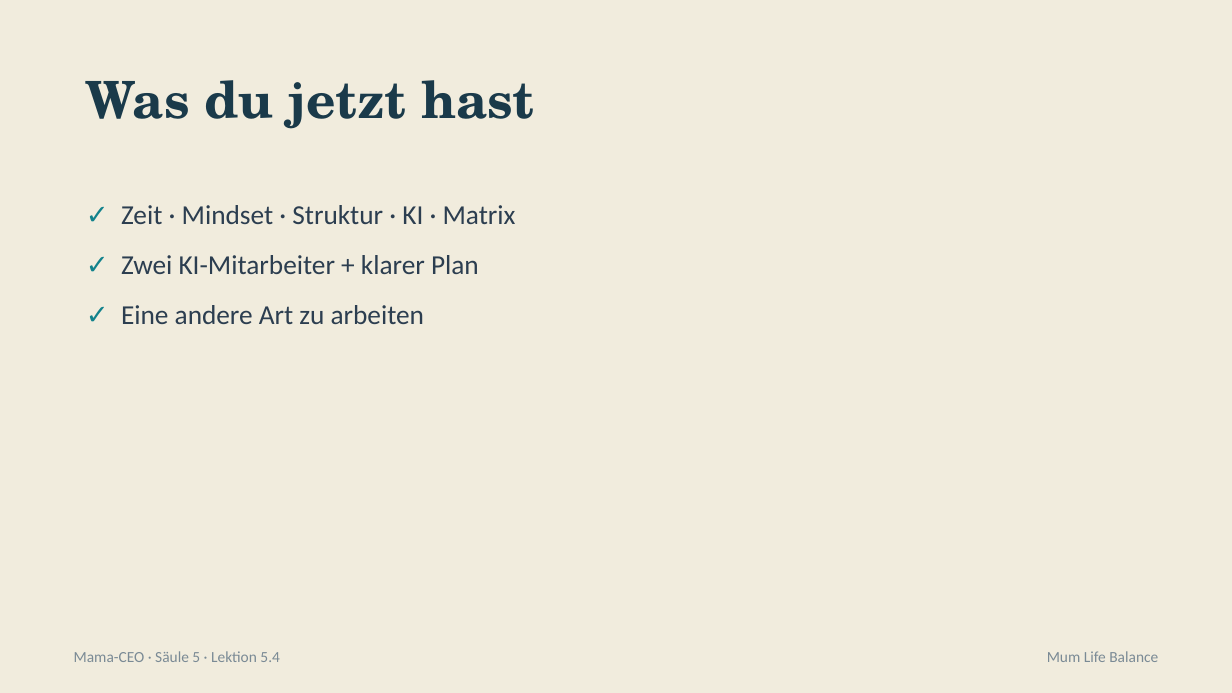
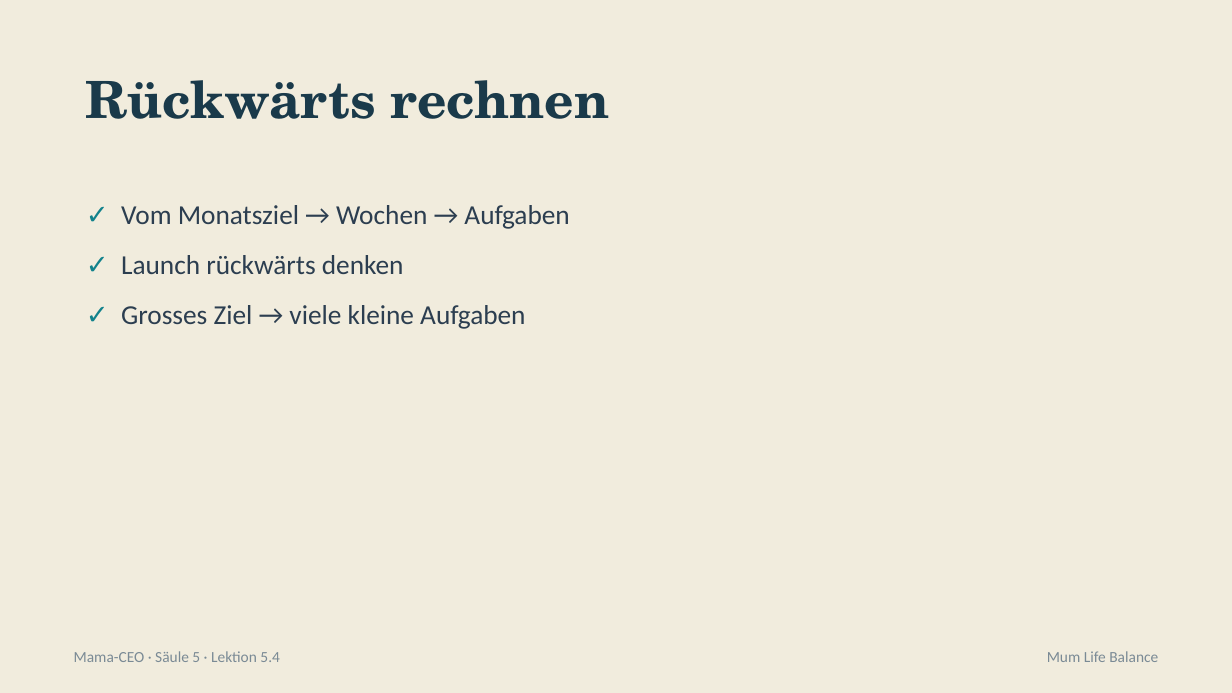
Before and after one commit to pnulmann-hue/mumlifebalance-workspace, a slide deck: slide 5 of outputs/produkte/mama-ceo/03-praesentationen/saeule-5/04-lektion-5-4.pptx (slide 9 before the commit). Drawn at 1232x693 pixels with LibreOffice and Linux fonts; fonts in the diff are those of the drawing. Boxes give left, top, right and bottom in pixels: in the first picture for what was removed or moved away, otherwise in the second. Text is boxed around its words. In the diff, an @@ line names an element or a change of style, - is before the commit and + after.

```diff
--- a/outputs/produkte/mama-ceo/03-praesentationen/saeule-5/04-lektion-5-4.pptx
+++ b/outputs/produkte/mama-ceo/03-praesentationen/saeule-5/04-lektion-5-4.pptx
@@ text at box(86, 80, 610, 119): text changed @@
-Was du jetzt hast
+Rückwärts rechnen
@@ text at box(121, 205, 569, 329): text changed @@
-✓ Zeit · Mindset · Struktur · KI · Matrix
-✓ Zwei KI-Mitarbeiter + klarer Plan
-✓ Eine andere Art zu arbeiten
+✓ Vom Monatsziel → Wochen → Aufgaben
+✓ Launch rückwärts denken
+✓ Grosses Ziel → viele kleine Aufgaben
```
Also in this commit, not shown: 7 other slides changed, 1 slide added, 1 slide removed, 8 other files.
